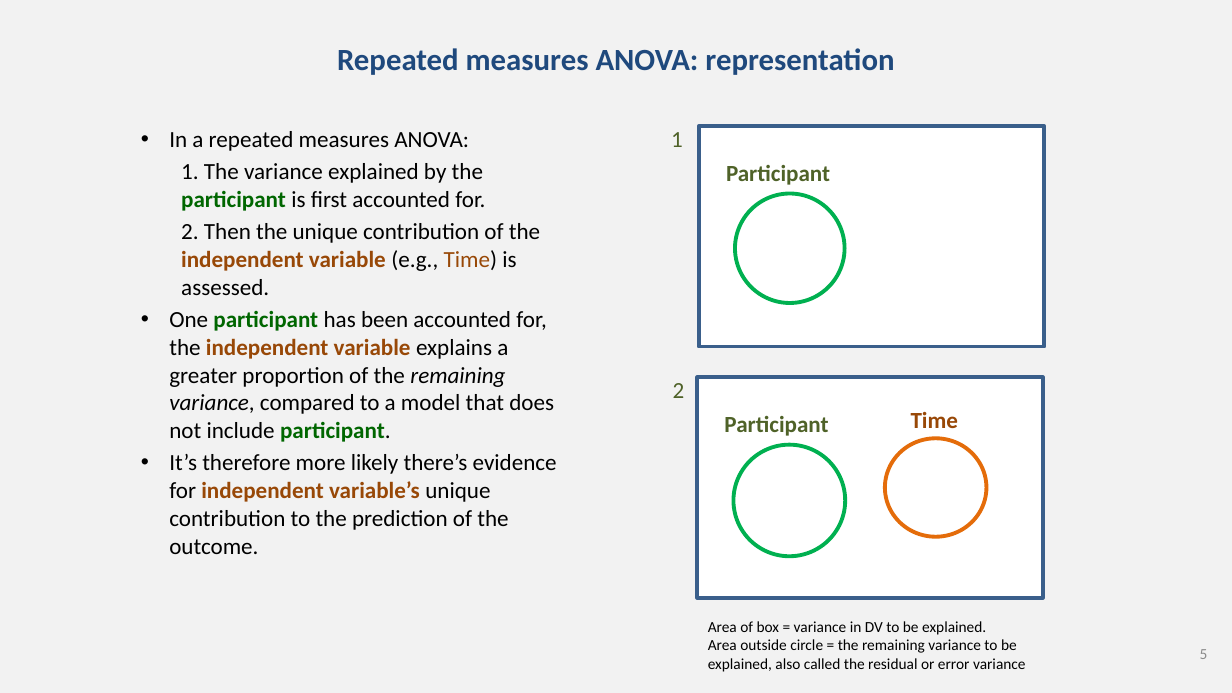
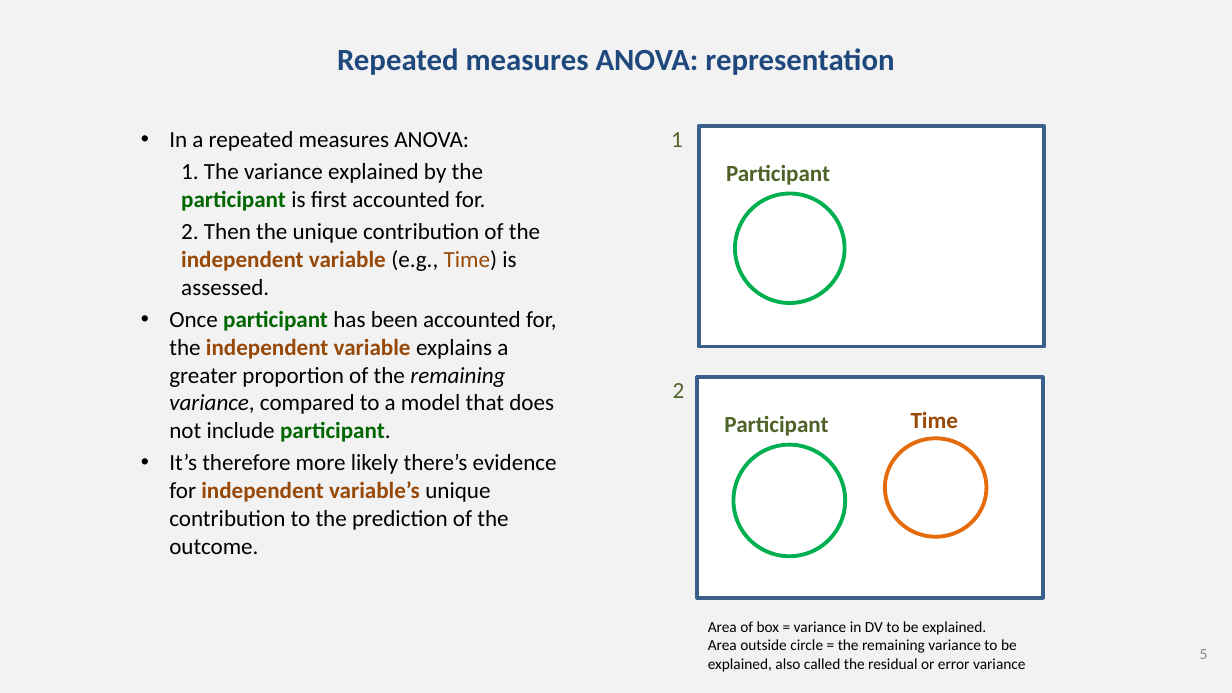
Before and after one commit to chrisjberry/datafluencyCB, a slide deck: slide 5 of docs/slides/PSYC753_L6_ANOVA_2.pptx. Drawn at 1232x693 pixels with LibreOffice and Linux fonts; fonts in the diff are those of the drawing. Boxes give left, top, right and bottom in pixels: in the first picture for what was removed or moved away, otherwise in the second. Text is boxed around its words. In the diff, an @@ line names an element or a change of style, - is before the commit and + after.

```diff
--- a/docs/slides/PSYC753_L6_ANOVA_2.pptx
+++ b/docs/slides/PSYC753_L6_ANOVA_2.pptx
@@ text at (x1=169, y1=311, x2=557, y2=442): text changed @@
-  • One participant has been accounted for, the independent variable explains a greater proportion of the remaining variance, compared to a model that does not include participant.
+  • Once participant has been accounted for, the independent variable explains a greater proportion of the remaining variance, compared to a model that does not include participant.
```
Also in this commit, not shown: 1 other slide changed.
